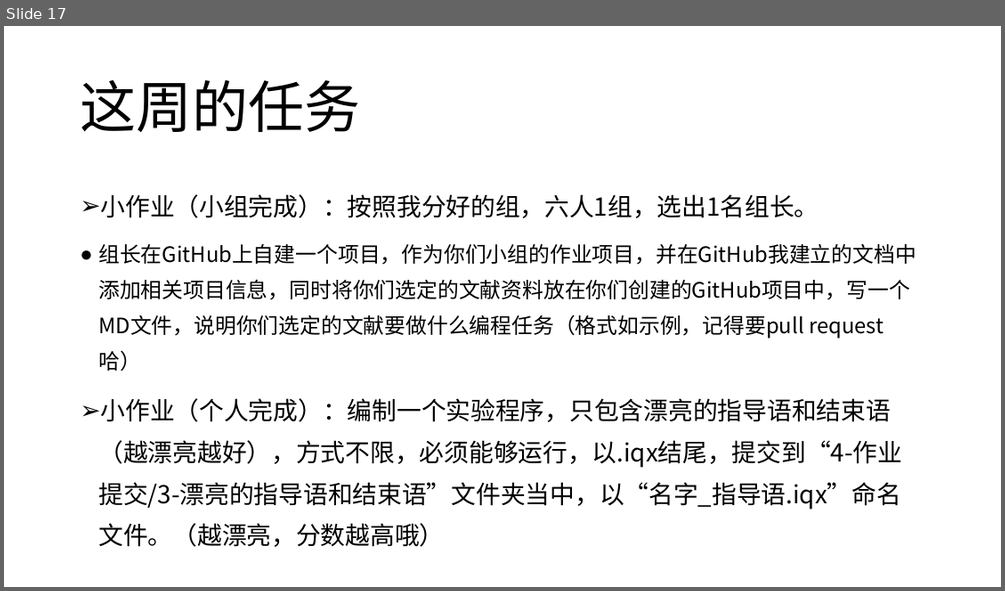
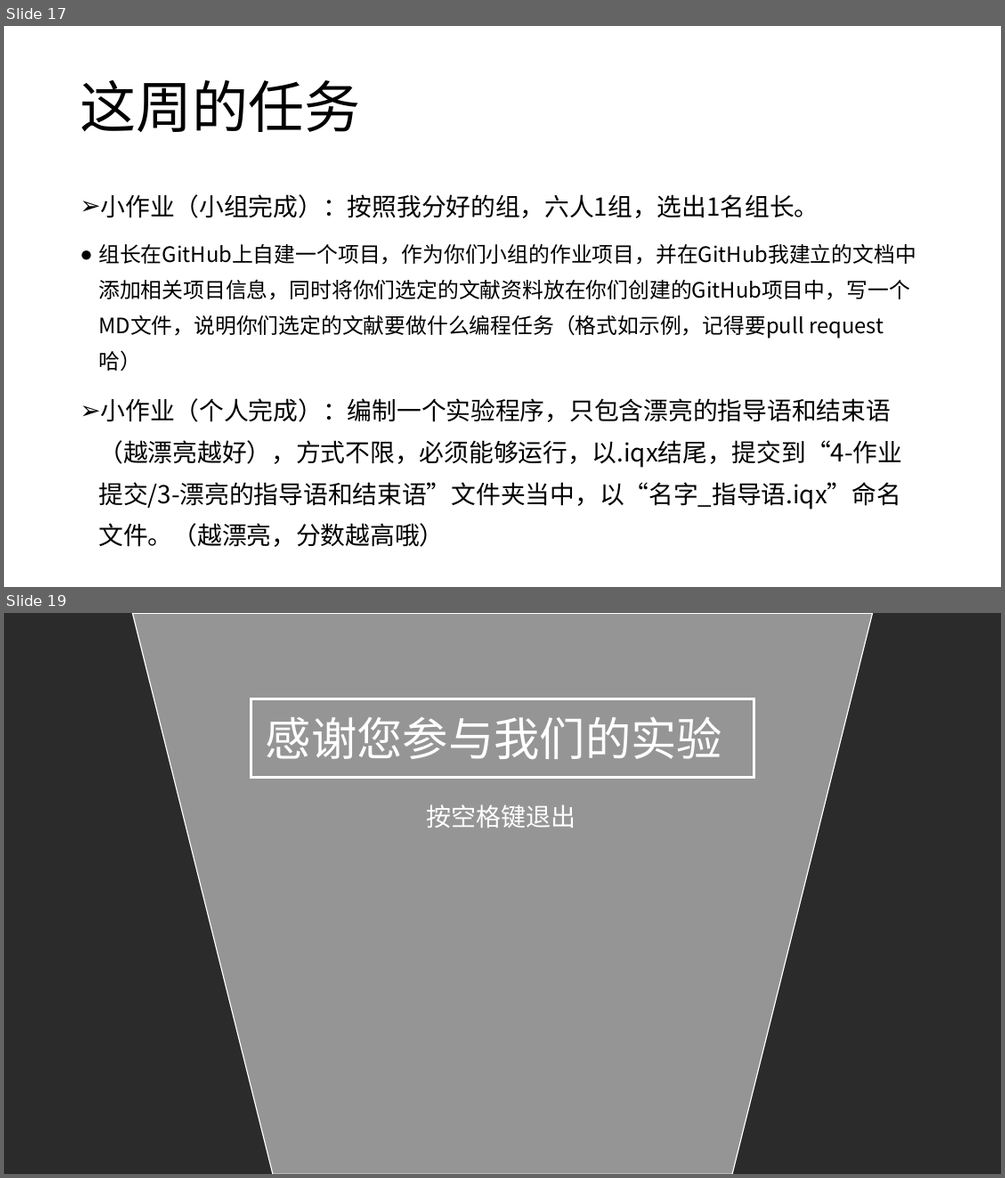
Before and after one commit to Anluos/Inquisit-Web-BNUPSY, a slide deck: 3-课程PPT/心理学实验编程之Inquisit篇-2.pptx. Shown one above the other, each under a label of ours: slide 17 before the commit, slides 17 and 19 after it; the slides between them are not shown. The pictures are 1005x591 and 1005x1178 pixels, drawn with LibreOffice and Linux fonts; fonts in the diff are those of the drawing; background and template pictures are left out; a plain dark background stands for a picture behind light text. Boxes give left, top, right and bottom in pixels: in the first picture for what was removed or moved away, otherwise in the second. Text is boxed around its words. In the diff, an @@ line names an element or a change of style, - is before the commit and + after.

```diff
--- a/3-课程PPT/心理学实验编程之Inquisit篇-2.pptx
+++ b/3-课程PPT/心理学实验编程之Inquisit篇-2.pptx
@@ slide 19 added at bbox=[4, 613, 1001, 1174], background picture (left out) @@
@@ trapezoid added at bbox=[133, 613, 872, 1174], fill #FFFFFF at 50% opacity, outline #FFFFFF 1 pt @@
@@ rectangle added at bbox=[251, 699, 754, 778], outline #FFFFFF 2.25 pt @@
@@ text added at bbox=[266, 717, 722, 759], 44 pt, text #FFFFFF @@
+感谢您参与我们的实验
@@ text added at bbox=[427, 804, 576, 827], 24 pt, text #FFFFFF @@
+按空格键退出
```
Also in this commit, not shown: 1 other slide added, 3 other files.
